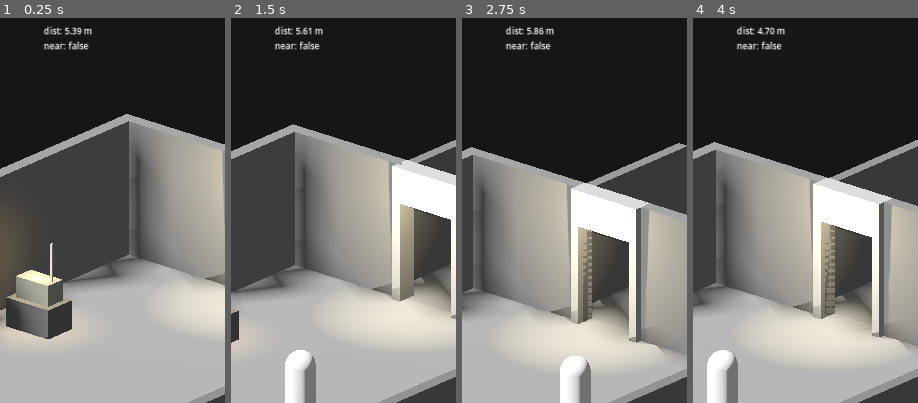
Above: before the commit, frames 1-4 (left to right).
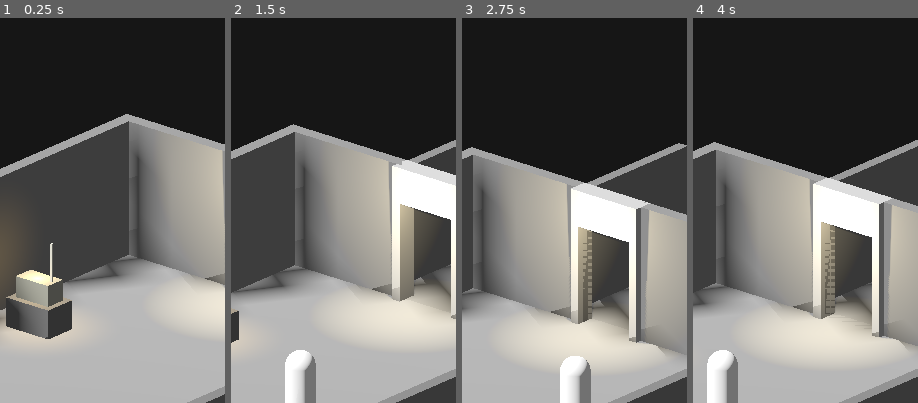
Above: after the commit, the same moments.

Repository: Surgaj/Protocol-Zero
Game: Godot game, scene res://scenes/vertical_slice/scene_01_greybox.tscn
Same seed, same stepped clock (60 frames per second), same inputs: the game is played once before the commit and once after it.
Inputs (mouse positions are % of the whole screen's width and height, from its top left):
- Up to frame 1 (0.25 s): no input
- Up to frame 2 (1.5 s): tap Enter at 0.5 s; move the mouse to (72, 46) at 0.52 s; hold D (move_right) 0.53-1.25 s; click (72, 46) at 0.67 s; drag from (30, 56) to (45, 72) at 1.27 s
- Up to frame 3 (2.75 s): move the mouse to (60, 28) at 2.02 s; hold D (move_right) from 2.03 s (still down)
- Up to frame 4 (4 s): release D (move_right) at 2.75 s; drag from (45, 72) to (20, 35) at 2.77 s; move the mouse to (80, 66) at 3.52 s; hold A (move_left) from 3.53 s (still down)
The pictures show only the part of the screen within x 50-100%, y 9-59%; the shares and areas given below are measured in that part.

The runs differ from the first frame. In frame 1, 0.6% of the frame differs, in the area x 19-41%, y 2-9%; in frame 2, 0.6%; in frame 3, 0.6%; in frame 4, 0.6%.

Commit message:
Close scene 1 radio cleanup

Diff:
--- a/godot/scripts/vertical_slice/radio.gd
+++ b/godot/scripts/vertical_slice/radio.gd
@@ -2,8 +2,6 @@
 
 # PROTOCOL ZERO — Milestone 0.2
 # Primeiro objeto interativo: proximidade -> sintonização -> áudio procedural -> lock do CZI-07.
-# Build diagnóstica: além do sinal, o rádio sincroniza o botão diretamente com a UI
-# e mostra distância/near na tela para isolar bugs Web/mobile.
 
 signal proximity_changed(is_near: bool)
 signal tuning_started
@@ -33,10 +31,6 @@
 var _carrier_phase: float = 0.0
 var _secondary_phase: float = 0.0
 var _rng: RandomNumberGenerator = RandomNumberGenerator.new()
-
-# Diagnóstico temporário do Milestone 0.2.
-var _interact_button: Button
-var _debug_label: Label
 var _horizontal_distance: float = INF
 
 func _ready() -> void:
@@ -44,7 +38,7 @@
 	var proximity_area: Area3D = get_node_or_null("Proximity") as Area3D
 	_audio = get_node_or_null("StaticAudio") as AudioStreamPlayer3D
 
-	# O Area3D continua existindo, mas não é mais a única fonte de verdade.
+	# Area3D + distância horizontal: redundância intencional para Web/mobile.
 	if proximity_area != null:
 		proximity_area.monitoring = true
 		proximity_area.monitorable = true
@@ -56,6 +50,8 @@
 	if get_parent() != null:
 		_player = get_parent().get_node_or_null("Elias_GreyCapsule") as CharacterBody3D
 
+	# Áudio procedural: longe = ruído branco; perto = ruído cai e carriers aparecem.
+	# O player começa somente após a interação, respeitando autoplay em navegadores mobile.
 	if _audio != null:
 		_generator = AudioStreamGenerator.new()
 		_generator.mix_rate = 22050.0
@@ -66,12 +62,10 @@
 		_audio.attenuation_model = AudioStreamPlayer3D.ATTENUATION_INVERSE_DISTANCE
 
 	set_process(true)
-	call_deferred("_bind_debug_ui")
 	call_deferred("_refresh_player_proximity")
 
 func _process(delta: float) -> void:
 	_refresh_player_proximity()
-	_sync_debug_ui()
 
 	if tuning and not locked:
 		_update_lock(delta)
@@ -84,9 +78,7 @@
 
 	tuning = true
 	lock_timer = 0.0
-	_sync_debug_ui()
-
-	# O áudio começa em resposta ao toque/click do jogador, respeitando autoplay mobile.
+
 	if _audio != null and not _audio.playing:
 		_audio.play()
 		_playback = _audio.get_stream_playback() as AudioStreamGeneratorPlayback
@@ -107,43 +99,9 @@
 	if _audio != null:
 		_audio.stop()
 	_playback = null
-	_sync_debug_ui()
-
-func _bind_debug_ui() -> void:
-	if get_parent() == null:
-		return
-
-	var ui: CanvasLayer = get_parent().get_node_or_null("GreyboxUI") as CanvasLayer
-	if ui == null:
-		return
-
-	_interact_button = ui.get_node_or_null("RadioInteract") as Button
-	if _interact_button != null:
-		_interact_button.anchor_left = 0.0
-		_interact_button.anchor_top = 0.0
-		_interact_button.anchor_right = 0.0
-		_interact_button.anchor_bottom = 0.0
-		_interact_button.position = Vector2(490, 1080)
-		_interact_button.size = Vector2(200, 78)
-
-	_debug_label = Label.new()
-	_debug_label.name = "RadioDebug"
-	_debug_label.position = Vector2(430, 140)
-	_debug_label.size = Vector2(260, 72)
-	_debug_label.add_theme_font_size_override("font_size", 14)
-	_debug_label.text = "RADIO DEBUG"
-	ui.add_child(_debug_label)
-
-	_sync_debug_ui()
-
-func _sync_debug_ui() -> void:
-	if _interact_button != null:
-		_interact_button.visible = player_near and not tuning and not locked
-		_interact_button.disabled = not player_near
-
-	if _debug_label != null:
-		var distance_text: String = "--" if is_inf(_horizontal_distance) else "%.2f" % _horizontal_distance
-		_debug_label.text = "dist: %s m\nnear: %s" % [distance_text, str(player_near)]
+
+func get_horizontal_distance() -> float:
+	return _horizontal_distance
 
 func _refresh_player_proximity() -> void:
 	if locked:
@@ -199,11 +157,11 @@
 	tuning = false
 	current_frequency = target_frequency
 
+	# O ruído corta no lock; o pequeno silêncio funciona como confirmação auditiva.
 	if _audio != null:
 		_audio.stop()
 	_playback = null
 
-	_sync_debug_ui()
 	tuning_feedback.emit(current_frequency, 1.0, true, 1.0)
 	signal_locked.emit(current_frequency)
 
